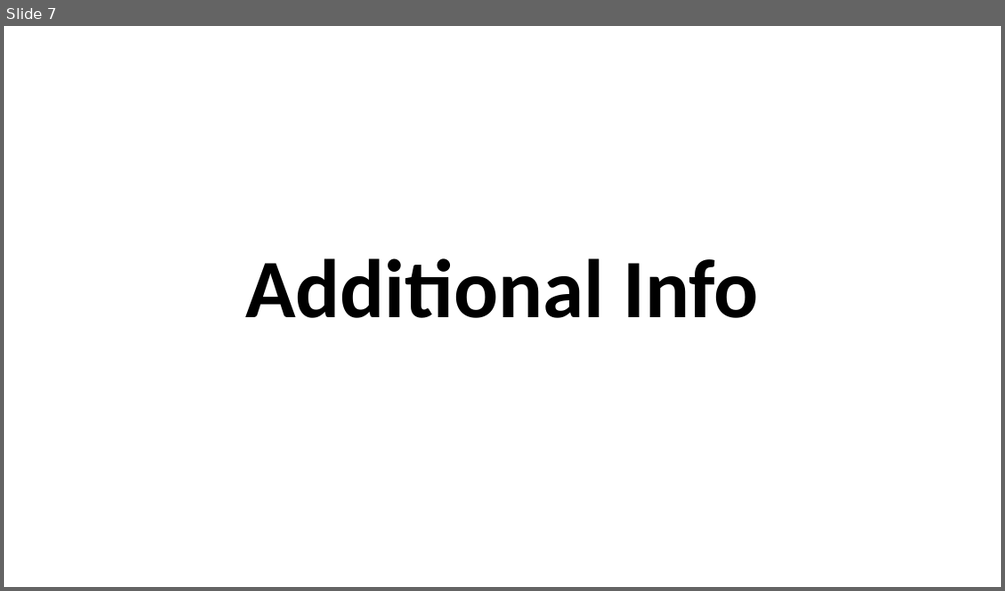
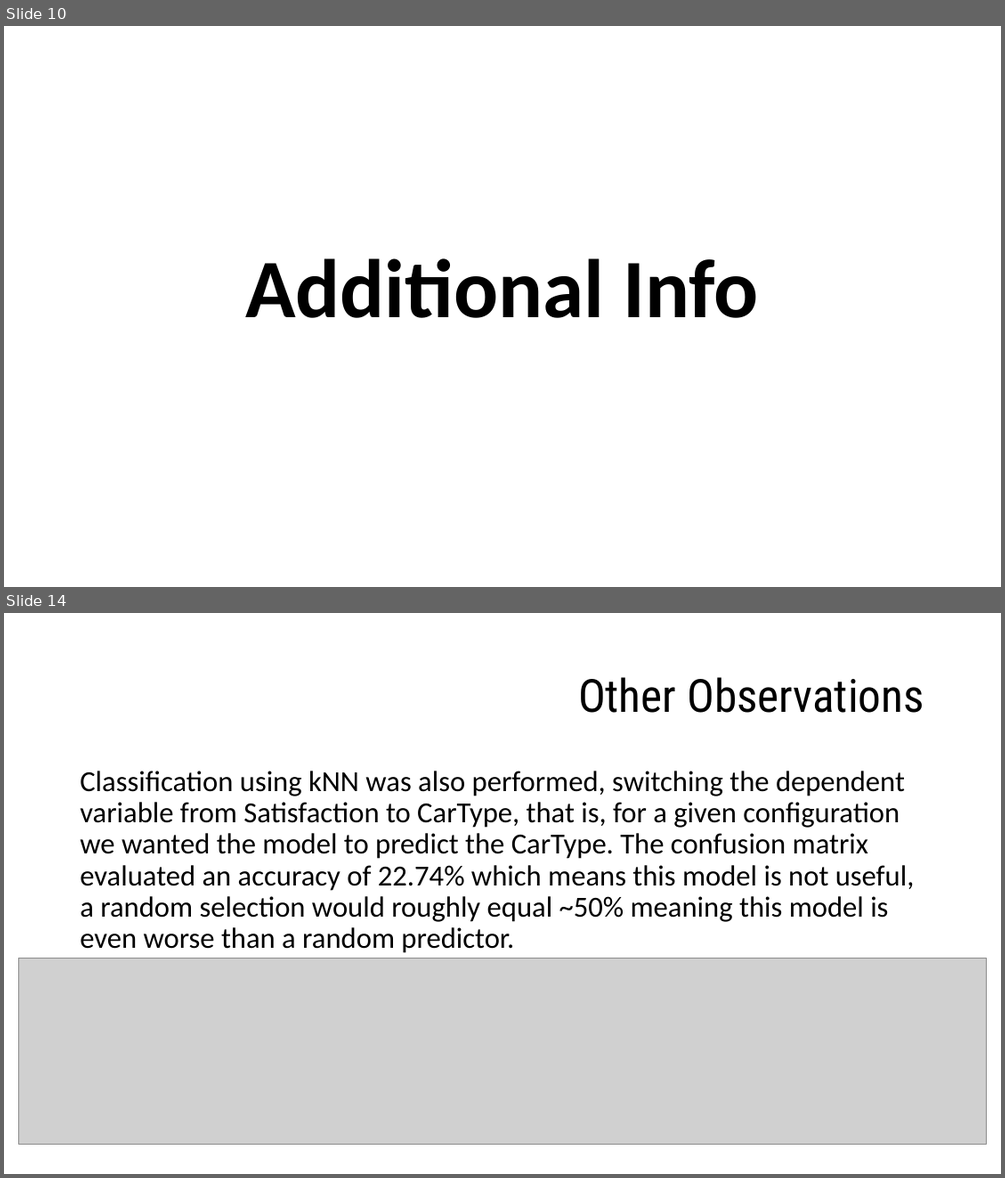
Before and after one commit to EZSPECIAL/AIAD18-19, a slide deck: TP2/docs/report.pptx. Shown one above the other, each under a label of ours: slide 7 before the commit, slides 10 and 14 after it; the slides between them are not shown. The pictures are 1005x591 and 1005x1178 pixels, drawn with LibreOffice and Linux fonts; fonts in the diff are those of the drawing; grey boxes stand for pictures. Boxes give left, top, right and bottom in pixels: in the first picture for what was removed or moved away, otherwise in the second. Text is boxed around its words. In the diff, an @@ line names an element or a change of style, - is before the commit and + after.

```diff
--- a/TP2/docs/report.pptx
+++ b/TP2/docs/report.pptx
@@ slide 14 added at <box>4,613,1001,1174</box>, background #FFFFFF @@
@@ title added at <box>578,677,924,713</box>, 44 pt, text #000000 @@
+Other Observations
@@ text added at <box>80,771,914,953</box>, 28 pt, text #000000 @@
+Classification using kNN was also performed, switching the dependent variable from Satisfaction to CarType, that is, for a given configuration we wanted the model to predict the CarType. The confusion matrix evaluated an accuracy of 22.74% which means this model is not useful, a random selection would roughly equal ~50% meaning this model is even worse than a random predictor.
@@ picture added at <box>18,957,987,1144</box> @@
@@ what was slide 7 is now slide 10 @@
```
Also in this commit, not shown: 5 slides changed, 5 other slides added, 2 slides removed, 7 other files.
